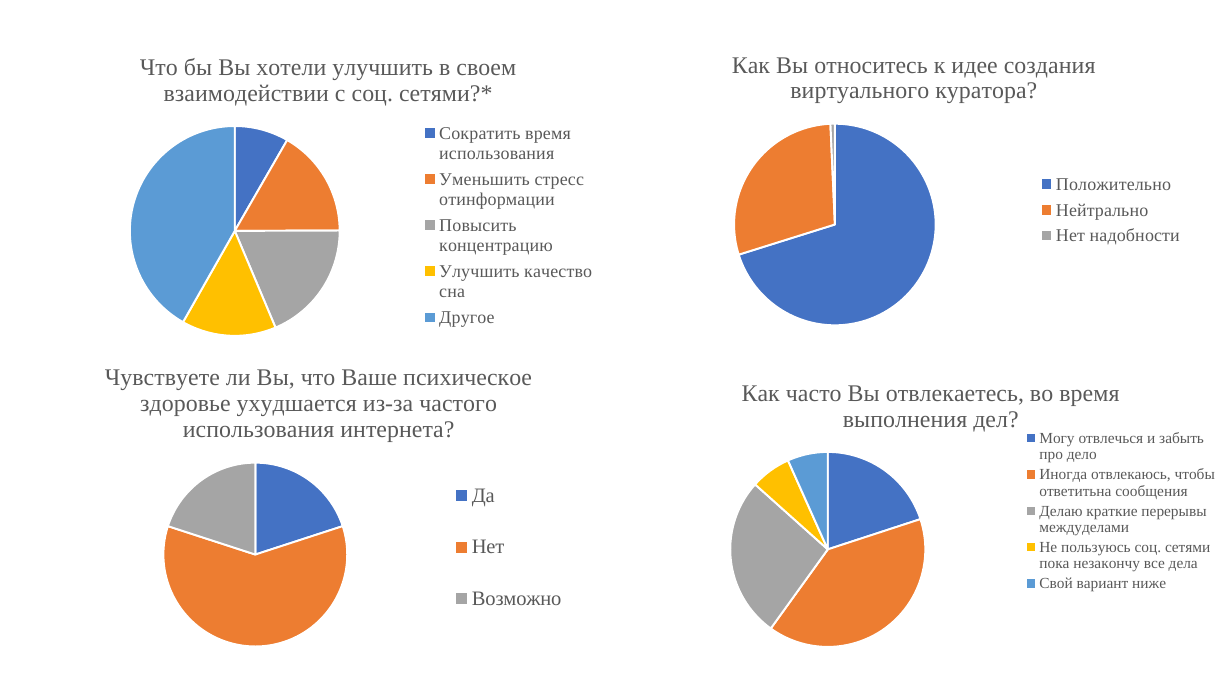
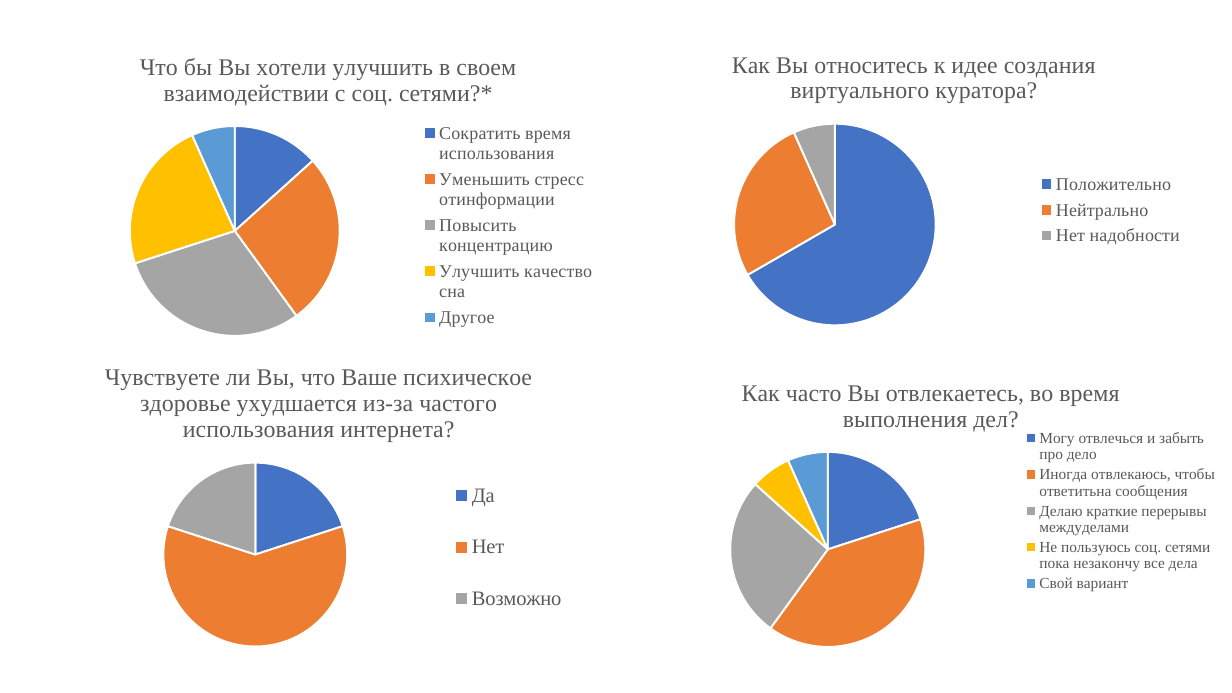
Before and after one commit to DronSyperlol/VirtualCurator, a slide deck: slide 15 of Docs/Куратор - виртуальный куратор.pptx. Drawn at 1232x693 pixels with LibreOffice and Linux fonts; fonts in the diff are those of the drawing. Boxes give left, top, right and bottom in pixels: in the first picture for what was removed or moved away, otherwise in the second. Text is boxed around its words. In the diff, an @@ line names an element or a change of style, - is before the commit and + after.

```diff
--- a/Docs/Куратор - виртуальный куратор.pptx
+++ b/Docs/Куратор - виртуальный куратор.pptx
@@ pie chart at [42,36,616,349] @@
-Что бы Вы хотели улучшить в своем взаимодействии с соц. сетями?*: 8, 17, 19, 15, 42
+Что бы Вы хотели улучшить в своем взаимодействии с соц. сетями?*: 13, 27, 30, 23, 7
@@ pie chart at [638,33,1191,337] @@
@@ Как Вы относитесь к идее создания виртуального куратора?, Положительно: 70 to 67 @@
@@ Как Вы относитесь к идее создания виртуального куратора?, Нейтрально: 29 to 27 @@
@@ Как Вы относитесь к идее создания виртуального куратора?, Нет надобности: 1 to 7 @@
@@ pie chart at [634,362,1228,660] @@
-categories: Могу отвлечься и забыть про дело, Иногда отвлекаюсь, чтобы ответитьна сообщения, Делаю краткие перерывы междуделами, Не пользуюсь соц. сетями пока незакончу все дела, Свой вариант ниже
+categories: Могу отвлечься и забыть про дело, Иногда отвлекаюсь, чтобы ответитьна сообщения, Делаю краткие перерывы междуделами, Не пользуюсь соц. сетями пока незакончу все дела, Свой вариант
```
Also in this commit, not shown: 2 other slides changed.
